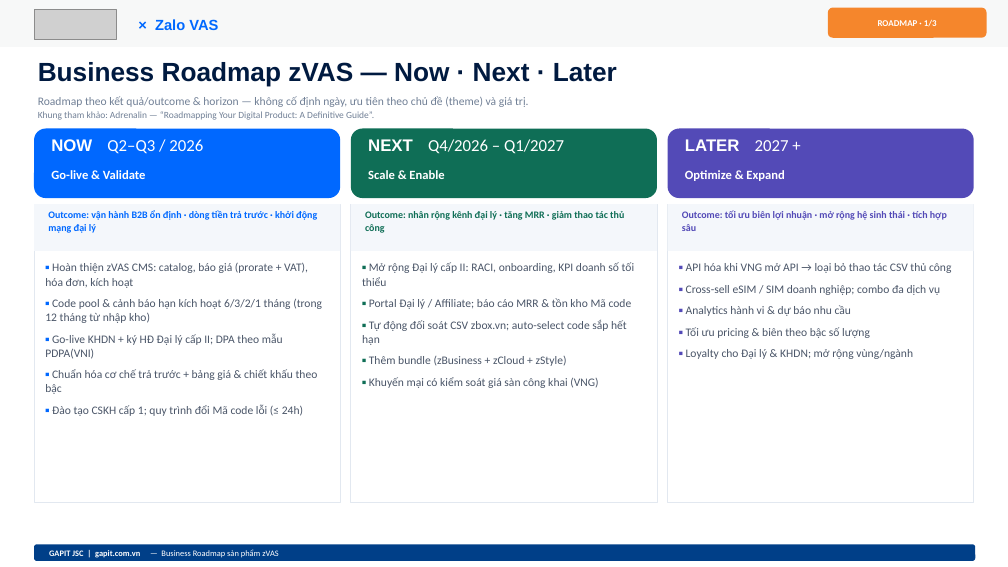
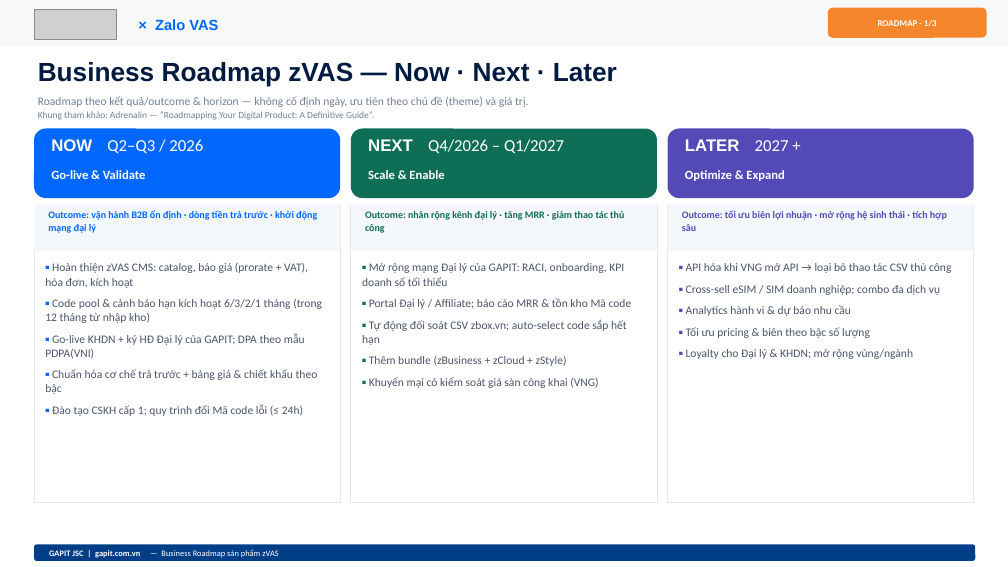
Before and after one commit to redgrave17/finalproject, a slide deck: slide 1 of output/GAPIT_zVAS_Business_Roadmap_3slides.pptx. Drawn at 1008x567 pixels with LibreOffice and Linux fonts; fonts in the diff are those of the drawing; grey boxes stand for pictures. Boxes give left, top, right and bottom in pixels: in the first picture for what was removed or moved away, otherwise in the second. Text is boxed around its words. In the diff, an @@ line names an element or a change of style, - is before the commit and + after.

```diff
--- a/output/GAPIT_zVAS_Business_Roadmap_3slides.pptx
+++ b/output/GAPIT_zVAS_Business_Roadmap_3slides.pptx
@@ text at [362,263,624,286]: text changed @@
-▪ Mở rộng Đại lý cấp II: RACI, onboarding, KPI doanh số tối thiểu
+▪ Mở rộng mạng Đại lý của GAPIT: RACI, onboarding, KPI doanh số tối thiểu
@@ text at [45,333,305,359]: text changed @@
-▪ Go-live KHDN + ký HĐ Đại lý cấp II; DPA theo mẫu PDPA(VNI)
+▪ Go-live KHDN + ký HĐ Đại lý của GAPIT; DPA theo mẫu PDPA(VNI)
```
Also in this commit, not shown: 1 other slide changed, 1 other file.
